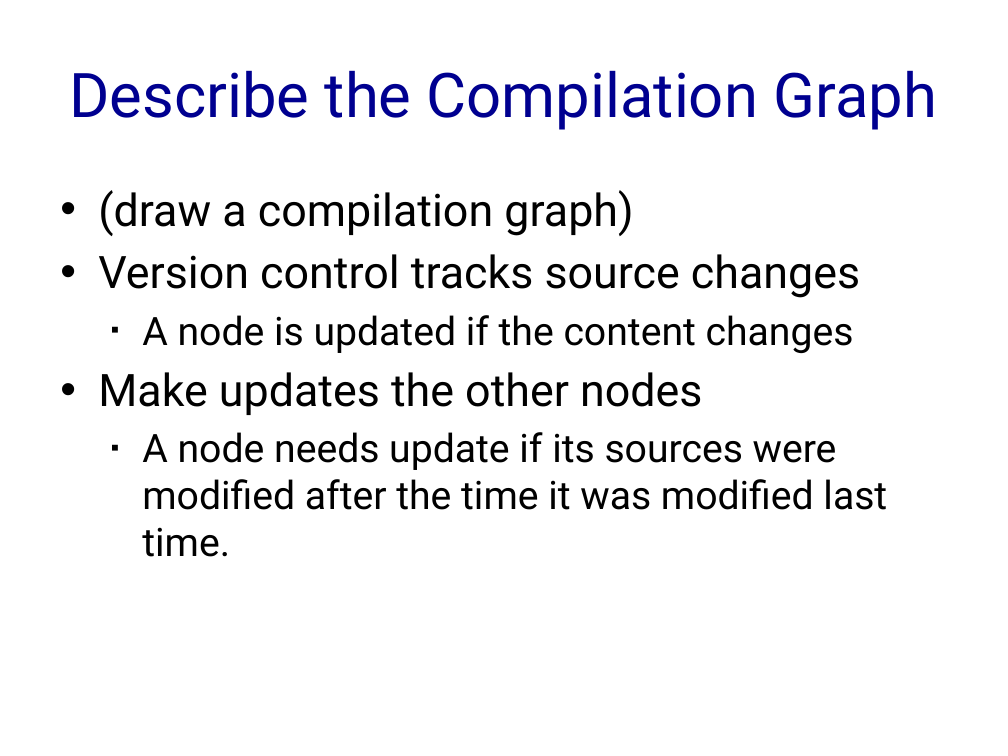
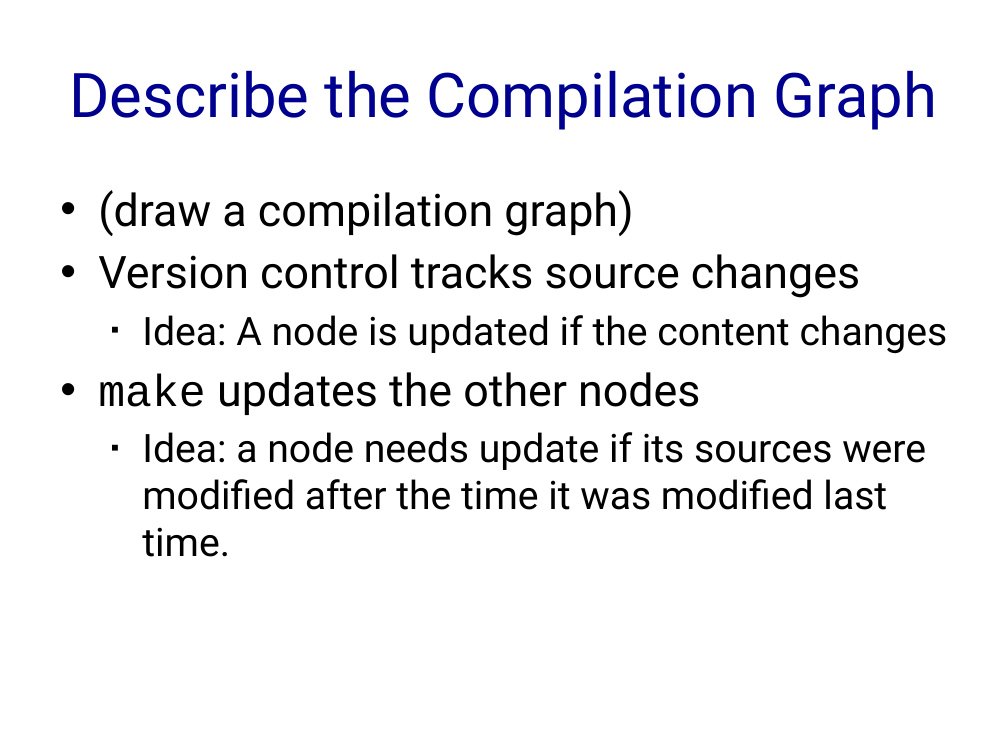
Before and after one commit to h8liu-archives/making-makefiles, a slide deck: slide 4 of slides.pptx. Drawn at 1008x756 pixels with LibreOffice and Linux fonts; fonts in the diff are those of the drawing. Boxes give left, top, right and bottom in pixels: in the first picture for what was removed or moved away, otherwise in the second. Text is boxed around its words. In the diff, an @@ line names an element or a change of style, - is before the commit and + after.

Commit message:
slides update

```diff
--- a/slides.pptx
+++ b/slides.pptx
@@ text at (98, 315, 948, 557): text changed @@
-  ▪ A node is updated if the content changes
-• Make updates the other nodes
-  ▪ A node needs update if its sources were modified after the time it was modified last time.
+  ▪ Idea: A node is updated if the content changes
+• make updates the other nodes
+  ▪ Idea: a node needs update if its sources were modified after the time it was modified last time.
```
Also in this commit, not shown: 4 other slides changed.
